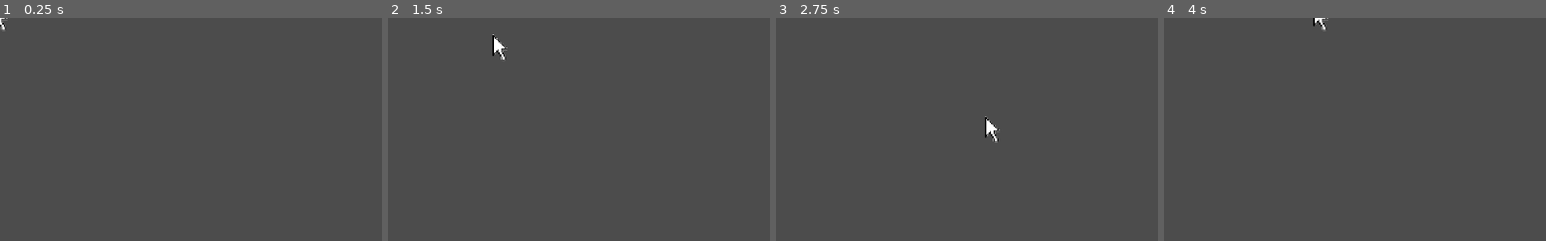
Above: before the commit, frames 1-4 (left to right).
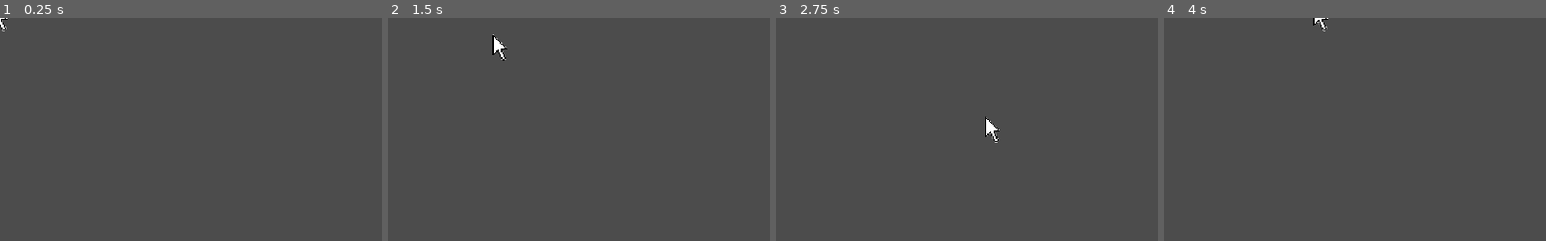
Above: after the commit, the same moments.

Repository: tommyztx/Hello_World
Game: Godot game, scene res://Cursor.tscn
Two runs of this game, one before a commit and one after it. Both use one fixed random seed, a clock stepped at 60 frames per second and the inputs below.
Inputs:
- Up to frame 1 (0.25 s): no input
- Up to frame 2 (1.5 s): tap Enter at 0.5 s; hold D (move_right) 0.53-1.28 s; tap Space at 1.25 s; hold S (move_down) from 1.28 s (still down)
- Up to frame 3 (2.75 s): tap Enter at 2 s; release S (move_down) at 2.03 s; hold D (move_right) from 2.03 s (still down)
- Up to frame 4 (4 s): release D (move_right) at 2.78 s; hold W (move_up) 2.78-3.53 s; hold A (move_left) from 3.53 s (still down)
The pictures show only the part of the screen within x 0-50%, y 0-50%; the shares and areas given below are measured in that part.

The runs differ from the first frame. In frame 1, less than 0.1% of the frame differs, in the area x 0-2%, y 0-6%; in frame 2, less than 0.1%; in frame 3, 0.1%, in the area x 54-59%, y 44-56%; in frame 4, less than 0.1%.

Commit message:
Added title screen & fonts

Diff:
--- /dev/null
+++ b/Hello_World/Title.tscn
@@ -0,0 +1,30 @@
+[gd_scene load_steps=3 format=2]
+
+[ext_resource path="res://Fonts/VeraMono.ttf" type="DynamicFontData" id=1]
+
+[sub_resource type="DynamicFont" id=1]
+size = 46
+font_data = ExtResource( 1 )
+
+[node name="Title" type="Node"]
+
+[node name="ColorRect" type="ColorRect" parent="."]
+anchor_right = 1.0
+anchor_bottom = 1.0
+color = Color( 0.117647, 0.0980392, 0.0980392, 1 )
+__meta__ = {
+"_edit_use_anchors_": false
+}
+
+[node name="RichTextLabel" type="RichTextLabel" parent="."]
+margin_left = 302.0
+margin_top = 146.0
+margin_right = 722.0
+margin_bottom = 206.0
+custom_fonts/normal_font = SubResource( 1 )
+bbcode_enabled = true
+bbcode_text = "[center]Hello, World![/center]"
+text = "Hello, World!"
+__meta__ = {
+"_edit_use_anchors_": false
+}
--- a/Hello_World/project.godot
+++ b/Hello_World/project.godot
@@ -13,6 +13,11 @@
 config/name="Hello_World"
 run/main_scene="res://Cursor.tscn"
 config/icon="res://icon.png"
+
+[display]
+
+window/stretch/mode="2d"
+window/stretch/aspect="keep"
 
 [input]
 
Binary file added: Hello_World/Fonts/VeraMono-Bold-Italic.ttf
Binary file added: Hello_World/Fonts/VeraMono-Bold.ttf
Binary file added: Hello_World/Fonts/VeraMono-Italic.ttf
Binary file added: Hello_World/Fonts/VeraMono.ttf
